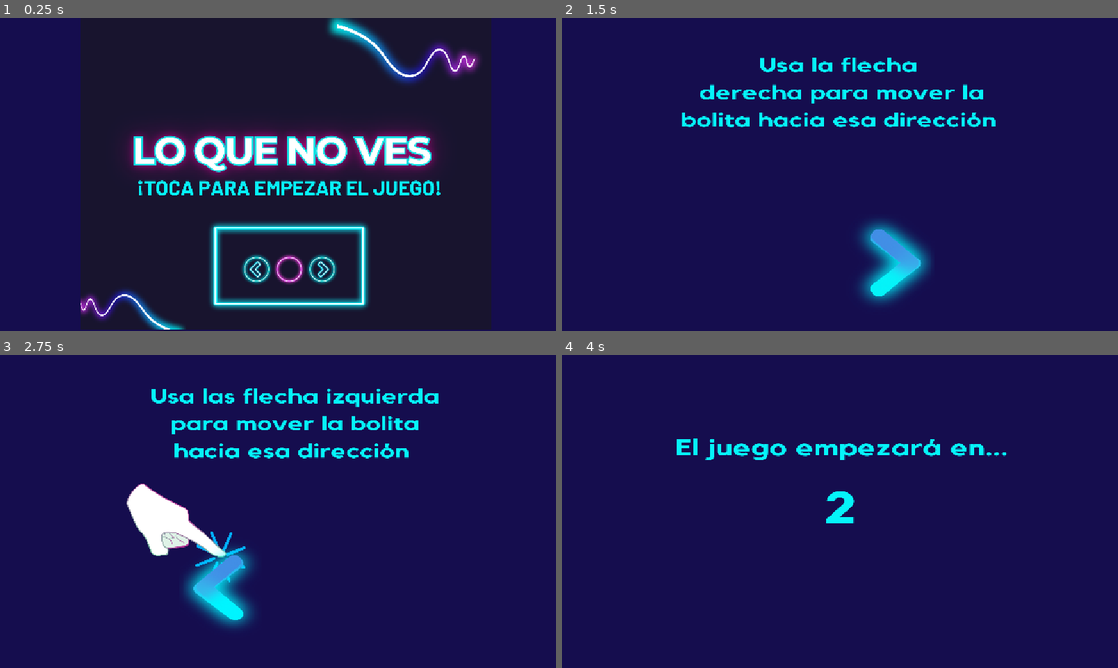
Above: before the commit, frames 1-4 (two rows, left to right).
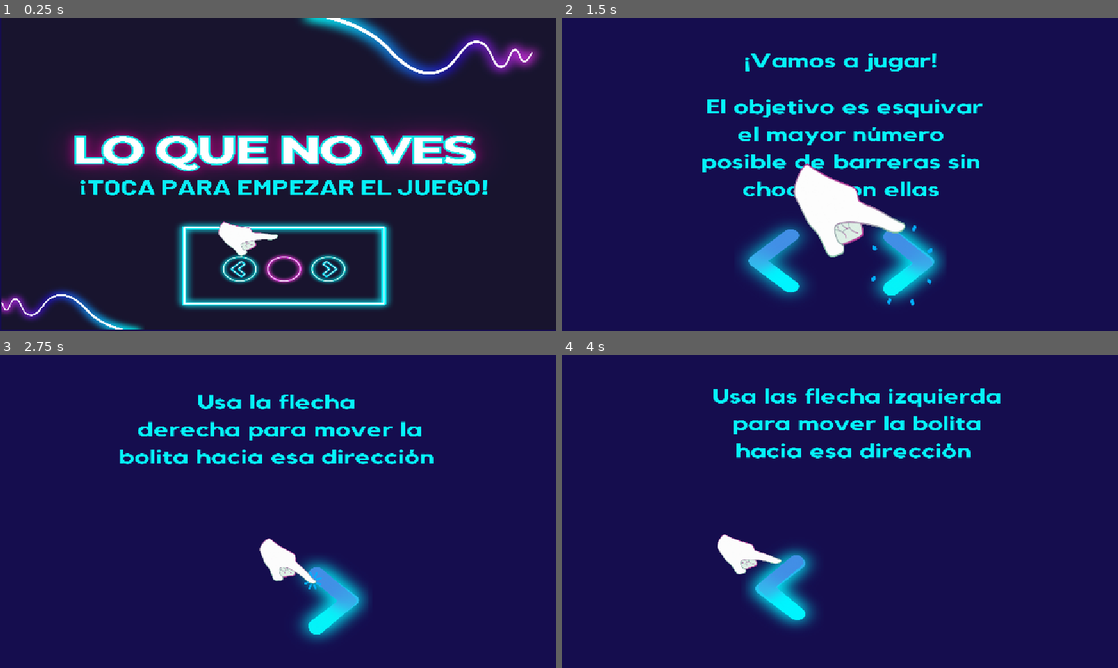
Above: after the commit, the same moments.

Repository: phipex/loquenoves
Game: Godot game, scene res://scenes/inicio/Inicio.tscn
Same seed, same stepped clock (60 frames per second), same inputs: the game is played once before the commit and once after it.
Inputs (mouse positions are in pixels of both pictures, inside the frame that each line leads up to; where the layout moved, square brackets give the same spot in the first picture):
- Up to frame 1 (0.25 s): no input
- Up to frame 2 (1.5 s): click (840, 174) [845, 174] at 0.5 s; hold Right (ui_right) from 1.28 s (still down); hold 7 from 1.28 s (still down)
- Up to frame 3 (2.75 s): release Right (ui_right) at 2 s; release 7 at 2 s; click (266, 599) at 2.02 s
- Up to frame 4 (4 s): click (840, 586) at 2.77 s; hold Left (ui_left) from 3.53 s (still down); tap 7 at 3.6 s

The runs differ from the first frame. In frame 1, 42% of the frame differs, in the area x 0-100%, y 0-100%; in frame 2, 13%; in frame 3, 12%; in frame 4, 6.7%.

Commit message:
feat: juego funcional con mano

Diff:
--- a/7-der.tres
+++ b/7-der.tres
@@ -1,7 +1,7 @@
 [gd_resource type="Shortcut" load_steps=2 format=3 uid="uid://dph1lh28dwcah"]
 
 [sub_resource type="InputEventKey" id="InputEventKey_qah25"]
-keycode = 55
+keycode = 4194445
 
 [resource]
 events = [SubResource("InputEventKey_qah25")]
--- /dev/null
+++ b/mano.tres
@@ -0,0 +1,193 @@
+[gd_resource type="SpriteFrames" load_steps=28 format=3 uid="uid://b4qsb0xlfnjtl"]
+
+[ext_resource type="Texture2D" uid="uid://bcp31q7sed2rw" path="res://assets/graphics/gifmanopresionando-ezgif.com-gif-to-sprite-converter.png" id="1_87wsj"]
+
+[sub_resource type="AtlasTexture" id="AtlasTexture_cb28e"]
+atlas = ExtResource("1_87wsj")
+region = Rect2(0, 0, 775, 586)
+
+[sub_resource type="AtlasTexture" id="AtlasTexture_tg0f2"]
+atlas = ExtResource("1_87wsj")
+region = Rect2(775, 0, 775, 586)
+
+[sub_resource type="AtlasTexture" id="AtlasTexture_pxdr6"]
+atlas = ExtResource("1_87wsj")
+region = Rect2(1550, 0, 775, 586)
+
+[sub_resource type="AtlasTexture" id="AtlasTexture_x60sh"]
+atlas = ExtResource("1_87wsj")
+region = Rect2(2325, 0, 775, 586)
+
+[sub_resource type="AtlasTexture" id="AtlasTexture_g8awo"]
+atlas = ExtResource("1_87wsj")
+region = Rect2(3100, 0, 775, 586)
+
+[sub_resource type="AtlasTexture" id="AtlasTexture_b5p14"]
+atlas = ExtResource("1_87wsj")
+region = Rect2(0, 586, 775, 586)
+
+[sub_resource type="AtlasTexture" id="AtlasTexture_tul47"]
+atlas = ExtResource("1_87wsj")
+region = Rect2(775, 586, 775, 586)
+
+[sub_resource type="AtlasTexture" id="AtlasTexture_0gf87"]
+atlas = ExtResource("1_87wsj")
+region = Rect2(1550, 586, 775, 586)
+
+[sub_resource type="AtlasTexture" id="AtlasTexture_8a6il"]
+atlas = ExtResource("1_87wsj")
+region = Rect2(2325, 586, 775, 586)
+
+[sub_resource type="AtlasTexture" id="AtlasTexture_ni2bp"]
+atlas = ExtResource("1_87wsj")
+region = Rect2(3100, 586, 775, 586)
+
+[sub_resource type="AtlasTexture" id="AtlasTexture_6qvmp"]
+atlas = ExtResource("1_87wsj")
+region = Rect2(0, 1172, 775, 586)
+
+[sub_resource type="AtlasTexture" id="AtlasTexture_20fe1"]
+atlas = ExtResource("1_87wsj")
+region = Rect2(775, 1172, 775, 586)
+
+[sub_resource type="AtlasTexture" id="AtlasTexture_wxdju"]
+atlas = ExtResource("1_87wsj")
+region = Rect2(1550, 1172, 775, 586)
+
+[sub_resource type="AtlasTexture" id="AtlasTexture_la1fe"]
+atlas = ExtResource("1_87wsj")
+region = Rect2(2325, 1172, 775, 586)
+
+[sub_resource type="AtlasTexture" id="AtlasTexture_6337a"]
+atlas = ExtResource("1_87wsj")
+region = Rect2(3100, 1172, 775, 586)
+
+[sub_resource type="AtlasTexture" id="AtlasTexture_am4og"]
+atlas = ExtResource("1_87wsj")
+region = Rect2(0, 1758, 775, 586)
+
+[sub_resource type="AtlasTexture" id="AtlasTexture_vcdc6"]
+atlas = ExtResource("1_87wsj")
+region = Rect2(775, 1758, 775, 586)
+
+[sub_resource type="AtlasTexture" id="AtlasTexture_auao4"]
+atlas = ExtResource("1_87wsj")
+region = Rect2(1550, 1758, 775, 586)
+
+[sub_resource type="AtlasTexture" id="AtlasTexture_73ljm"]
+atlas = ExtResource("1_87wsj")
+region = Rect2(2325, 1758, 775, 586)
+
+[sub_resource type="AtlasTexture" id="AtlasTexture_srk4x"]
+atlas = ExtResource("1_87wsj")
+region = Rect2(3100, 1758, 775, 586)
+
+[sub_resource type="AtlasTexture" id="AtlasTexture_jgcka"]
+atlas = ExtResource("1_87wsj")
+region = Rect2(0, 2344, 775, 586)
+
+[sub_resource type="AtlasTexture" id="AtlasTexture_lg022"]
+atlas = ExtResource("1_87wsj")
+region = Rect2(775, 2344, 775, 586)
+
+[sub_resource type="AtlasTexture" id="AtlasTexture_p6664"]
+atlas = ExtResource("1_87wsj")
+region = Rect2(1550, 2344, 775, 586)
+
+[sub_resource type="AtlasTexture" id="AtlasTexture_uo6lg"]
+atlas = ExtResource("1_87wsj")
+region = Rect2(2325, 2344, 775, 586)
+
+[sub_resource type="AtlasTexture" id="AtlasTexture_3p1ka"]
+atlas = ExtResource("1_87wsj")
+region = Rect2(3100, 2344, 775, 586)
+
+[sub_resource type="AtlasTexture" id="AtlasTexture_psjck"]
+atlas = ExtResource("1_87wsj")
+region = Rect2(0, 2930, 775, 586)
+
+[resource]
+animations = [{
+"frames": [{
+"duration": 1.0,
+"texture": SubResource("AtlasTexture_cb28e")
+}, {
+"duration": 1.0,
+"texture": SubResource("AtlasTexture_tg0f2")
+}, {
+"duration": 1.0,
+"texture": SubResource("AtlasTexture_pxdr6")
+}, {
+"duration": 1.0,
+"texture": SubResource("AtlasTexture_x60sh")
+}, {
+"duration": 1.0,
+"texture": SubResource("AtlasTexture_g8awo")
+}, {
+"duration": 1.0,
+"texture": SubResource("AtlasTexture_b5p14")
+}, {
+"duration": 1.0,
+"texture": SubResource("AtlasTexture_tul47")
+}, {
+"duration": 1.0,
+"texture": SubResource("AtlasTexture_0gf87")
+}, {
+"duration": 1.0,
+"texture": SubResource("AtlasTexture_8a6il")
+}, {
+"duration": 1.0,
+"texture": SubResource("AtlasTexture_ni2bp")
+}, {
+"duration": 1.0,
+"texture": SubResource("AtlasTexture_6qvmp")
+}, {
+"duration": 1.0,
+"texture": SubResource("AtlasTexture_20fe1")
+}, {
+"duration": 1.0,
+"texture": SubResource("AtlasTexture_wxdju")
+}, {
+"duration": 1.0,
+"texture": SubResource("AtlasTexture_la1fe")
+}, {
+"duration": 1.0,
+"texture": SubResource("AtlasTexture_6337a")
+}, {
+"duration": 1.0,
+"texture": SubResource("AtlasTexture_am4og")
+}, {
+"duration": 1.0,
+"texture": SubResource("AtlasTexture_vcdc6")
+}, {
+"duration": 1.0,
+"texture": SubResource("AtlasTexture_auao4")
+}, {
+"duration": 1.0,
+"texture": SubResource("AtlasTexture_73ljm")
+}, {
+"duration": 1.0,
+"texture": SubResource("AtlasTexture_srk4x")
+}, {
+"duration": 1.0,
+"texture": SubResource("AtlasTexture_jgcka")
+}, {
+"duration": 1.0,
+"texture": SubResource("AtlasTexture_lg022")
+}, {
+"duration": 1.0,
+"texture": SubResource("AtlasTexture_p6664")
+}, {
+"duration": 1.0,
+"texture": SubResource("AtlasTexture_uo6lg")
+}, {
+"duration": 1.0,
+"texture": SubResource("AtlasTexture_3p1ka")
+}, {
+"duration": 1.0,
+"texture": SubResource("AtlasTexture_psjck")
+}],
+"loop": true,
+"name": &"default",
+"speed": 5.0
+}]
--- a/scenes/final/Final.gd
+++ b/scenes/final/Final.gd
@@ -101,7 +101,7 @@
 	button_reiniciar.visible = false
 
 	var should_continue_to_next_message: bool = true
-	var delay_for_next: float = 3.0 # PDF Páginas 15-19: "espera 3 segundos"
+	var delay_for_next: float = 4.0 # PDF Páginas 15-19: "espera 3 segundos"
 
 	if is_correct_answer:
 		match current_message_step:
--- a/scenes/final/Final.tscn
+++ b/scenes/final/Final.tscn
@@ -31,6 +31,7 @@
 scale = Vector2(1, 6.84)
 
 [node name="PanelPregunta" type="Control" parent="VBoxContainerPrincipal"]
+visible = false
 anchors_preset = 0
 offset_top = -3.0
 offset_right = 1155.0
@@ -47,24 +48,20 @@
 size_flags_vertical = 0
 texture = ExtResource("3_n66j5")
 
-[node name="TextureRectBarraConteo" type="TextureButton" parent="VBoxContainerPrincipal/PanelPregunta"]
-layout_mode = 2
-offset_right = 1155.0
-offset_bottom = 96.0
-
 [node name="HBoxConteoNumeros" type="Control" parent="VBoxContainerPrincipal/PanelPregunta"]
 layout_mode = 2
 anchors_preset = 0
+offset_top = 3.0
 offset_right = 1155.0
-offset_bottom = 96.0
+offset_bottom = 98.0
 
 [node name="ButtonMenos" type="TextureButton" parent="VBoxContainerPrincipal/PanelPregunta/HBoxConteoNumeros"]
 layout_mode = 0
-offset_left = 251.0
-offset_top = 30.924
-offset_right = 2251.0
-offset_bottom = 1542.92
-scale = Vector2(0.336811, 0.0466859)
+offset_left = 250.0
+offset_top = 34.7953
+offset_right = 2250.0
+offset_bottom = 1546.79
+scale = Vector2(0.344822, 0.0397283)
 shortcut = ExtResource("4_tnuqv")
 texture_normal = ExtResource("3_4qh0i")
 
@@ -82,25 +79,18 @@
 [node name="ButtonMas" type="TextureButton" parent="VBoxContainerPrincipal/PanelPregunta/HBoxConteoNumeros"]
 layout_mode = 0
 offset_left = 277.0
-offset_top = 40.8655
+offset_top = 37.8655
 offset_right = 2277.0
-offset_bottom = 1552.87
+offset_bottom = 1549.87
 scale = Vector2(0.31397, 0.0359762)
 shortcut = ExtResource("6_uhsug")
 texture_normal = ExtResource("4_fgjv1")
 
-[node name="LabelSigamos" type="TextureRect" parent="VBoxContainerPrincipal/PanelPregunta"]
-layout_mode = 2
-offset_left = -3.0
-offset_top = 5.04678
-offset_right = 1152.0
-offset_bottom = 101.047
-
 [node name="ButtonContinuarQuiz" type="TextureButton" parent="VBoxContainerPrincipal/PanelPregunta"]
 layout_mode = 0
-offset_left = 471.0
+offset_left = 475.0
 offset_top = 77.5614
-offset_right = 2471.0
+offset_right = 2475.0
 offset_bottom = 1589.56
 scale = Vector2(0.11224, 0.0110989)
 shortcut = ExtResource("8_yixgo")
@@ -131,6 +121,7 @@
 texture = ExtResource("8_1nxq7")
 
 [node name="TextureRectMensajeResultado3" type="TextureRect" parent="VBoxContainerPrincipal/PanelResultado"]
+visible = false
 layout_mode = 2
 offset_left = 37.0
 offset_top = -0.877193
@@ -140,6 +131,7 @@
 texture = ExtResource("9_wauwu")
 
 [node name="ButtonReiniciar" type="TextureButton" parent="VBoxContainerPrincipal/PanelResultado"]
+visible = false
 layout_mode = 2
 offset_left = 439.0
 offset_top = 71.7836
@@ -149,5 +141,6 @@
 texture_normal = ExtResource("6_vul3y")
 
 [node name="TimerMensajes" type="Timer" parent="."]
+wait_time = 3.0
 
 [node name="AnimationPlayer" type="AnimationPlayer" parent="."]
--- a/scenes/gameplay/Carita.tscn
+++ b/scenes/gameplay/Carita.tscn
@@ -5,7 +5,7 @@
 
 [node name="Carita" type="Sprite2D"]
 position = Vector2(7.62939e-06, 0)
-scale = Vector2(0.0671366, 0.078915)
+scale = Vector2(0.0587043, 0.0690034)
 texture = ExtResource("1_rgga8")
 script = ExtResource("2_1kbxk")
 
--- a/scenes/gameplay/Gameplay.gd
+++ b/scenes/gameplay/Gameplay.gd
@@ -74,6 +74,11 @@
 	# timer_obstaculos.start()
 	# timer_caritas.start()
 	# timer_juego.start() # Este debería tener Autostart y OneShot
+
+	label_puntaje.add_theme_color_override("font_color", Color.WHITE)
+	label_tiempo.add_theme_color_override("font_color", Color.WHITE)
+	label_tiempo.set("custom_minimum_size", Vector2(200, 40))
+	label_puntaje.set("custom_minimum_size", Vector2(200, 40))
 
 	update_ui()
 
--- a/scenes/gameplay/Gameplay.tscn
+++ b/scenes/gameplay/Gameplay.tscn
@@ -7,6 +7,12 @@
 [ext_resource type="Texture2D" uid="uid://dwyureolffooo" path="res://assets/graphics/barra contadora de caritas.png" id="5_73nc4"]
 [ext_resource type="Texture2D" uid="uid://2u8qtgtcp31o" path="res://assets/graphics/boton blanco.png" id="5_jfjcr"]
 [ext_resource type="Texture2D" uid="uid://c3lfv0j6ryvhe" path="res://assets/graphics/circulos blancos laterales caritas.png" id="7_nf2y2"]
+
+[sub_resource type="LabelSettings" id="LabelSettings_nf2y2"]
+font_size = 2008
+
+[sub_resource type="LabelSettings" id="LabelSettings_hpjv0"]
+font_size = 2000
 
 [node name="Gameplay" type="Node2D"]
 script = ExtResource("2_hhfdu")
@@ -32,6 +38,52 @@
 scale = Vector2(0.576175, 0.424086)
 texture = ExtResource("7_nf2y2")
 
+[node name="CanvasLayerUI" type="CanvasLayer" parent="."]
+
+[node name="HBoxContainerInfo" type="Control" parent="CanvasLayerUI"]
+layout_mode = 3
+anchors_preset = 0
+offset_top = -3.0
+offset_right = 46055.0
+offset_bottom = 4833.0
+scale = Vector2(0.0244927, 0.0244927)
+
+[node name="LabelTiempo" type="Label" parent="CanvasLayerUI/HBoxContainerInfo"]
+layout_mode = 0
+offset_left = 4246.0
+offset_top = 122.0
+offset_right = 15678.0
+offset_bottom = 2735.0
+scale = Vector2(0.98609, 1.03631)
+text = "fdfdfddf"
+label_settings = SubResource("LabelSettings_nf2y2")
+horizontal_alignment = 1
+vertical_alignment = 1
+
+[node name="TextureRectIconoReloj" type="TextureRect" parent="CanvasLayerUI/HBoxContainerInfo"]
+layout_mode = 2
+offset_left = 82.0
+offset_right = 3960.0
+offset_bottom = 3062.0
+texture = ExtResource("4_ytj2m")
+
+[node name="LabelPuntaje" type="Label" parent="CanvasLayerUI/HBoxContainerInfo"]
+layout_mode = 0
+offset_left = 32989.4
+offset_top = 122.485
+offset_right = 44421.4
+offset_bottom = 2735.49
+label_settings = SubResource("LabelSettings_hpjv0")
+
+[node name="TextureRectIconoBarra" type="TextureRect" parent="CanvasLayerUI/HBoxContainerInfo"]
+layout_mode = 0
+offset_left = 44421.4
+offset_top = 449.113
+offset_right = 46421.4
+offset_bottom = 1961.11
+scale = Vector2(1.24193, 1.24193)
+texture = ExtResource("5_73nc4")
+
 [node name="Player" parent="." instance=ExtResource("3_1l7o1")]
 position = Vector2(530, 317)
 
@@ -51,47 +103,6 @@
 wait_time = 180.0
 one_shot = true
 autostart = true
-
-[node name="CanvasLayerUI" type="CanvasLayer" parent="."]
-
-[node name="HBoxContainerInfo" type="Control" parent="CanvasLayerUI"]
-layout_mode = 3
-anchors_preset = 0
-offset_top = -3.0
-offset_right = 46055.0
-offset_bottom = 4833.0
-scale = Vector2(0.0244927, 0.0244927)
-
-[node name="LabelTiempo" type="Label" parent="CanvasLayerUI/HBoxContainerInfo"]
-layout_mode = 0
-offset_left = 4246.0
-offset_top = 122.0
-offset_right = 15678.0
-offset_bottom = 2735.0
-text = "fdfdfddf"
-
-[node name="TextureRectIconoReloj" type="TextureRect" parent="CanvasLayerUI/HBoxContainerInfo"]
-layout_mode = 2
-offset_left = 82.0
-offset_right = 3960.0
-offset_bottom = 3062.0
-texture = ExtResource("4_ytj2m")
-
-[node name="LabelPuntaje" type="Label" parent="CanvasLayerUI/HBoxContainerInfo"]
-layout_mode = 0
-offset_left = 32989.4
-offset_top = 122.485
-offset_right = 44421.4
-offset_bottom = 2735.49
-
-[node name="TextureRectIconoBarra" type="TextureRect" parent="CanvasLayerUI/HBoxContainerInfo"]
-layout_mode = 0
-offset_left = 44421.4
-offset_top = 449.113
-offset_right = 46421.4
-offset_bottom = 1961.11
-scale = Vector2(1.24193, 1.24193)
-texture = ExtResource("5_73nc4")
 
 [node name="Node2DLateralIzquierdo" type="Node2D" parent="."]
 visible = false
--- a/scenes/gameplay/Player.gd
+++ b/scenes/gameplay/Player.gd
@@ -22,7 +22,7 @@
 	var direction: float = 0.0
 	if Input.is_action_pressed("ui_left") or Input.is_key_pressed(KEY_W): # "ui_left" está mapeado a la flecha izquierda por defecto
 		direction = -1.0
-	if Input.is_action_pressed("ui_right") or Input.is_key_pressed(KEY_7): # "ui_right" está mapeado a la flecha derecha por defecto
+	if Input.is_action_pressed("ui_right") or Input.is_key_pressed(KEY_KP_7): # "ui_right" está mapeado a la flecha derecha por defecto
 		direction = 1.0
 
 	velocity.x = direction * speed
--- a/scenes/inicio/Inicio.gd
+++ b/scenes/inicio/Inicio.gd
@@ -15,6 +15,8 @@
 @onready var texture_rect_numero_conteo: TextureRect = $PanelCuentaRegresiva/TextureRectNumeroConteo
 @onready var timer_conteo: Timer = $TimerConteo
 @onready var animation_player: AnimationPlayer = $AnimationPlayer # Para animaciones de titileo
+
+@onready var tituloMano: AnimatedSprite2D = $PanelTitulo/AnimatedSprite2DTituloManoDer
 
 var countdown_value: int = 3
 var current_tutorial_panel: Control # Para saber qué panel está activo
@@ -44,8 +46,8 @@
 	timer_conteo.timeout.connect(_on_timer_conteo_timeout)
 
 	# Iniciar animación de titileo del título (si la tienes)
-	if animation_player.has_animation("titileo_titulo"):
-		animation_player.play("titileo_titulo")
+#	if animation_player.has_animation("titileo_titulo"):
+#		animation_player.play("titileo_titulo")
 
 	# Asignar texturas si no se hizo en el editor (ejemplo)
 	# $PanelTitulo/TextureRectTitulo.texture = textura_titulo
--- a/scenes/inicio/Inicio.tscn
+++ b/scenes/inicio/Inicio.tscn
@@ -1,42 +1,20 @@
-[gd_scene load_steps=18 format=3 uid="uid://drib62ut2dw31"]
+[gd_scene load_steps=16 format=3 uid="uid://drib62ut2dw31"]
 
 [ext_resource type="Texture2D" uid="uid://cnao8e7ie3yjj" path="res://assets/graphics/fondo.png" id="1_lfkr5"]
 [ext_resource type="Script" uid="uid://btoa68goe3v3o" path="res://scenes/inicio/Inicio.gd" id="1_qbkfo"]
-[ext_resource type="Texture2D" uid="uid://c8mnv2lknxue5" path="res://assets/graphics/inicio y reinicio del juego primera pagina.png" id="2_qas3a"]
 [ext_resource type="Texture2D" uid="uid://cl44vft647qaw" path="res://assets/graphics/texto inicio del juego titila.png" id="3_ea6f7"]
 [ext_resource type="Shortcut" uid="uid://ba1mejdgr0o6x" path="res://P-centro.tres" id="4_yq3cq"]
 [ext_resource type="Texture2D" uid="uid://de6omiiq7in7v" path="res://assets/graphics/vamos a jugar.png" id="5_q6its"]
+[ext_resource type="Texture2D" uid="uid://ciob8wqff7ggt" path="res://assets/graphics/primera pagina sin fondo.png" id="5_sif4j"]
 [ext_resource type="Texture2D" uid="uid://dyfyt0imdif24" path="res://assets/graphics/flecha derecha.png" id="6_btuh2"]
+[ext_resource type="SpriteFrames" uid="uid://b4qsb0xlfnjtl" path="res://mano.tres" id="6_sif4j"]
 [ext_resource type="Shortcut" uid="uid://dph1lh28dwcah" path="res://7-der.tres" id="7_1dh67"]
 [ext_resource type="Texture2D" uid="uid://dhkb5kxslp3fn" path="res://assets/graphics/usa la flecha.png" id="7_1gr4y"]
-[ext_resource type="Texture2D" uid="uid://bwv0vsbmov2vu" path="res://assets/graphics/mano presionando.png" id="8_qah25"]
 [ext_resource type="Texture2D" uid="uid://s4rn7ubrodhm" path="res://assets/graphics/usa las flecha.png" id="8_rwlf0"]
 [ext_resource type="Texture2D" uid="uid://tgcy3qtd3qe2" path="res://assets/graphics/flecha izquierda.png" id="9_d17nt"]
 [ext_resource type="Texture2D" uid="uid://1ghi1di6511c" path="res://assets/graphics/el juego empezara.png" id="10_pjmwy"]
 [ext_resource type="Texture2D" uid="uid://c1e00w7cbeyhm" path="res://assets/graphics/conteo 3.png" id="11_qah25"]
 [ext_resource type="Shortcut" uid="uid://bfiw12hjqgm4c" path="res://W-izq.tres" id="12_sif4j"]
-
-[sub_resource type="SpriteFrames" id="SpriteFrames_sif4j"]
-
-[sub_resource type="SpriteFrames" id="SpriteFrames_pjmwy"]
-animations = [{
-"frames": [{
-"duration": 1.0,
-"texture": ExtResource("8_qah25")
-}, {
-"duration": 1.0,
-"texture": null
-}, {
-"duration": 1.0,
-"texture": ExtResource("8_qah25")
-}, {
-"duration": 1.0,
-"texture": null
-}],
-"loop": true,
-"name": &"default",
-"speed": 5.0
-}]
 
 [node name="Inicio" type="Control"]
 layout_mode = 3
@@ -52,10 +30,11 @@
 [node name="PanelTitulo" type="PanelContainer" parent="."]
 visible = false
 layout_mode = 0
-offset_left = 165.0
-offset_right = 2165.0
-offset_bottom = 1512.0
-scale = Vector2(0.426033, 0.426033)
+offset_left = 2.0
+offset_top = -2.0
+offset_right = 4053.0
+offset_bottom = 3022.0
+scale = Vector2(0.284127, 0.213806)
 
 [node name="TextureRectTitulo" type="TextureRect" parent="PanelTitulo"]
 layout_mode = 2
@@ -64,8 +43,16 @@
 [node name="ButtonEmpezar" type="TextureButton" parent="PanelTitulo"]
 layout_mode = 2
 shortcut = ExtResource("4_yq3cq")
-texture_normal = ExtResource("2_qas3a")
+texture_normal = ExtResource("5_sif4j")
 stretch_mode = 0
+
+[node name="AnimatedSprite2DTituloManoDer" type="AnimatedSprite2D" parent="PanelTitulo"]
+position = Vector2(1868.88, 2202.93)
+scale = Vector2(1.37194, 1.78501)
+sprite_frames = ExtResource("6_sif4j")
+autoplay = "default"
+frame_progress = 0.506524
+speed_scale = 3.0
 
 [node name="PanelTutorialPag2" type="Control" parent="."]
 anchors_preset = 0
@@ -93,6 +80,14 @@
 shortcut = ExtResource("7_1dh67")
 texture_normal = ExtResource("6_btuh2")
 
+[node name="AnimatedSprite2DTituloManoDer" type="AnimatedSprite2D" parent="PanelTutorialPag2"]
+position = Vector2(617, 423)
+scale = Vector2(0.746616, 0.99319)
+sprite_frames = ExtResource("6_sif4j")
+autoplay = "default"
+frame_progress = 0.0802462
+speed_scale = 3.0
+
 [node name="PanelTutorialPag3" type="Control" parent="."]
 visible = false
 anchors_preset = 0
@@ -106,21 +101,22 @@
 offset_bottom = 1512.0
 texture = ExtResource("7_1gr4y")
 
-[node name="AnimatedSprite2DManoDer" type="AnimatedSprite2D" parent="PanelTutorialPag3"]
-position = Vector2(924.477, 903.571)
-scale = Vector2(0.332376, 0.332376)
-sprite_frames = SubResource("SpriteFrames_sif4j")
-frame_progress = 0.48436
-
 [node name="ButtonContinuarPag3" type="TextureButton" parent="PanelTutorialPag3"]
 layout_mode = 2
-offset_left = 576.056
-offset_top = 713.101
-offset_right = 2576.05
-offset_bottom = 2225.1
+offset_left = 573.733
+offset_top = 717.747
+offset_right = 2573.73
+offset_bottom = 2229.75
 scale = Vector2(0.71727, 0.609717)
 shortcut = ExtResource("7_1dh67")
 texture_normal = ExtResource("6_btuh2")
+
+[node name="AnimatedSprite2DPag3ManoDer" type="AnimatedSprite2D" parent="PanelTutorialPag3"]
+position = Vector2(1389.04, 996.483)
+sprite_frames = ExtResource("6_sif4j")
+autoplay = "default"
+frame_progress = 0.203198
+speed_scale = 3.0
 
 [node name="PanelTutorialPag4" type="Control" parent="."]
 visible = false
@@ -130,12 +126,6 @@
 offset_right = 2151.0
 offset_bottom = 1509.0
 scale = Vector2(0.431024, 0.431024)
-
-[node name="AnimatedSprite2DManoIzq" type="AnimatedSprite2D" parent="PanelTutorialPag4"]
-position = Vector2(510.412, 823.62)
-scale = Vector2(0.332376, 0.332376)
-sprite_frames = SubResource("SpriteFrames_pjmwy")
-frame_progress = 0.514381
 
 [node name="TextureRectTextoPag4" type="TextureRect" parent="PanelTutorialPag4"]
 layout_mode = 2
@@ -153,6 +143,13 @@
 scale = Vector2(0.686927, 0.571132)
 shortcut = ExtResource("12_sif4j")
 texture_normal = ExtResource("9_d17nt")
+
+[node name="AnimatedSprite2DPag4ManoIzq" type="AnimatedSprite2D" parent="PanelTutorialPag4"]
+position = Vector2(577.694, 988.344)
+sprite_frames = ExtResource("6_sif4j")
+autoplay = "default"
+frame_progress = 0.301307
+speed_scale = 3.0
 
 [node name="PanelCuentaRegresiva" type="Control" parent="."]
 visible = false
@@ -179,5 +176,3 @@
 texture = ExtResource("11_qah25")
 
 [node name="TimerConteo" type="Timer" parent="."]
-
-[node name="AnimationPlayer" type="AnimationPlayer" parent="."]
Binary file added: assets/graphics/color de fondo.png
Not shown, added: assets/graphics/color de fondo.png.import
Binary file added: assets/graphics/gifmanopresionando-ezgif.com-gif-to-sprite-converter.png
Not shown, added: assets/graphics/gifmanopresionando-ezgif.com-gif-to-sprite-converter.png.import
Binary file added: assets/graphics/primera pagina sin fondo.png
Not shown, added: assets/graphics/primera pagina sin fondo.png.import
Not shown, changed: export_presets.cfg
Not shown: 1 places in scenes/gameplay/Gameplay.tscn that only renumber resources
